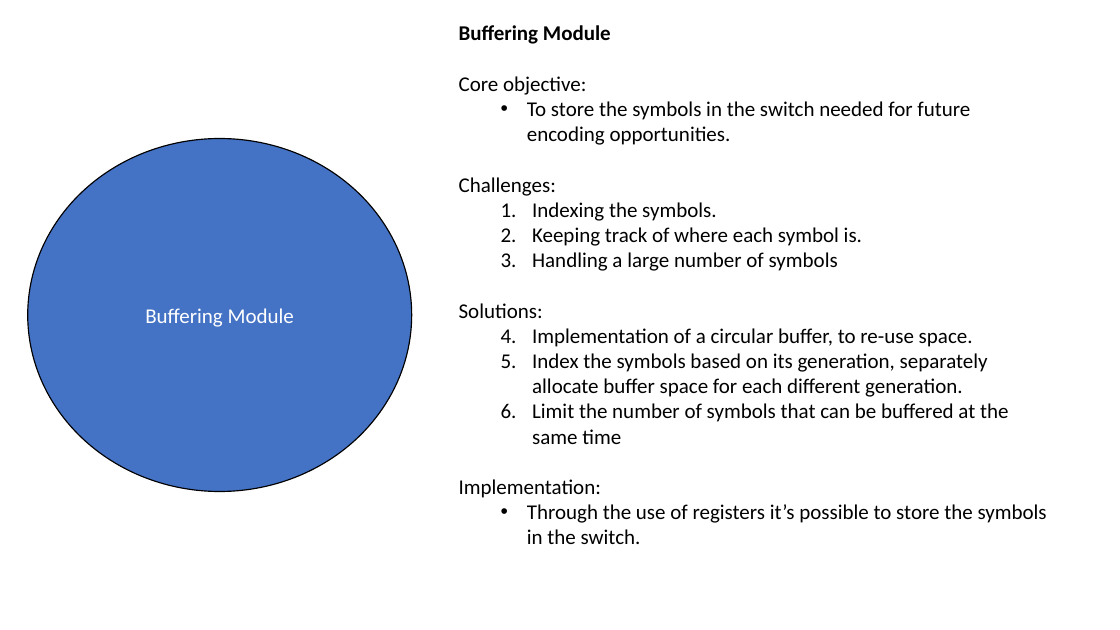
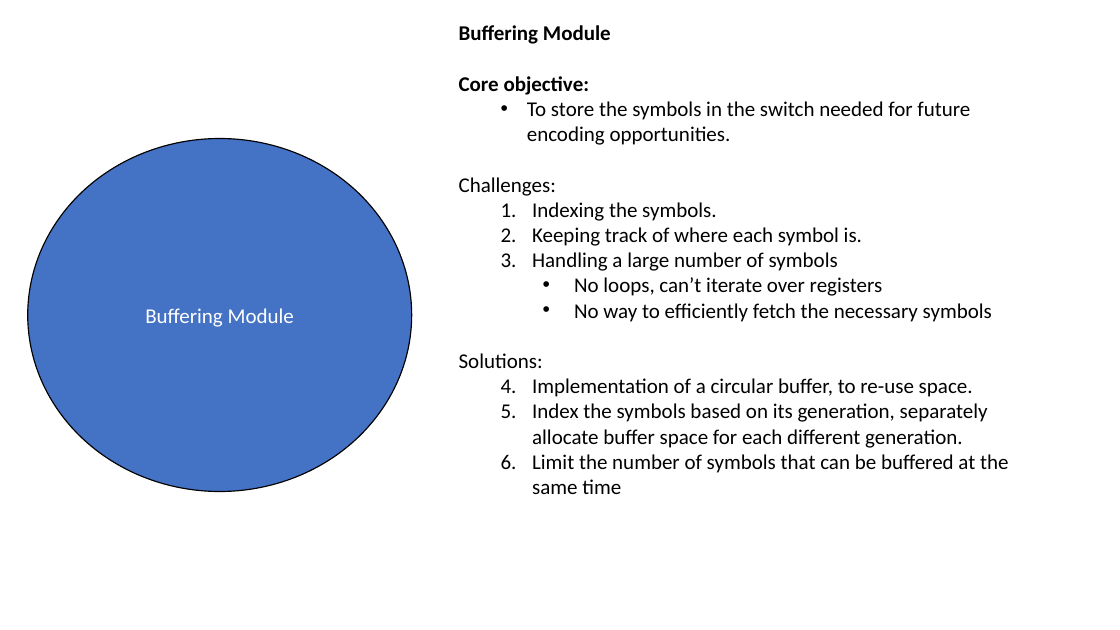
Before and after one commit to netx-ulx/NC, a slide deck: slide 3 of Docs/Design of a RLNC implementation on the switch.pptx. Drawn at 1120x630 pixels with LibreOffice and Linux fonts; fonts in the diff are those of the drawing. Boxes give left, top, right and bottom in pixels: in the first picture for what was removed or moved away, otherwise in the second. Text is boxed around its words. In the diff, an @@ line names an element or a change of style, - is before the commit and + after.

Commit message:
Updated slides of design choices of RLNC

```diff
--- a/Docs/Design of a RLNC implementation on the switch.pptx
+++ b/Docs/Design of a RLNC implementation on the switch.pptx
@@ text at (459,76,590,95): bold on in "Core objective:" @@
@@ text at (574,277,992,322): paragraphs added @@
+    • No loops, can’t iterate over registers
+    • No way to efficiently fetch the necessary symbols
@@ text at (459,479,1047,544): paragraphs removed @@
-Implementation:
-  • Through the use of registers it’s possible to store the symbols in the switch.
```
Also in this commit, not shown: 5 other slides changed, 2 slides added.
